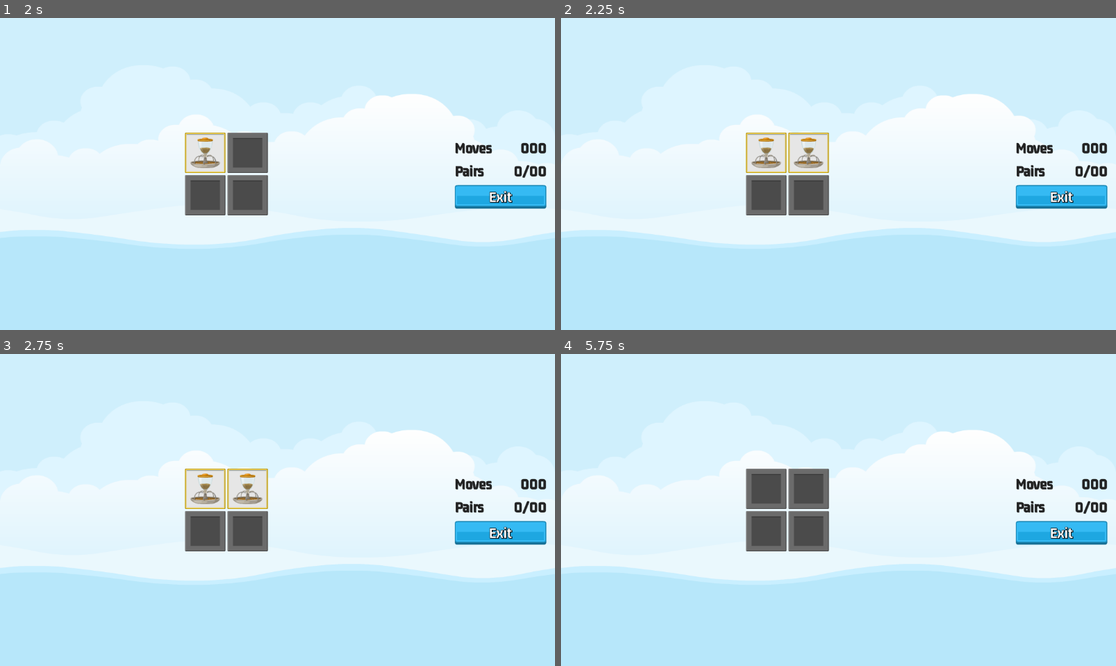
Above: before the commit, frames 1-4 (two rows, left to right).
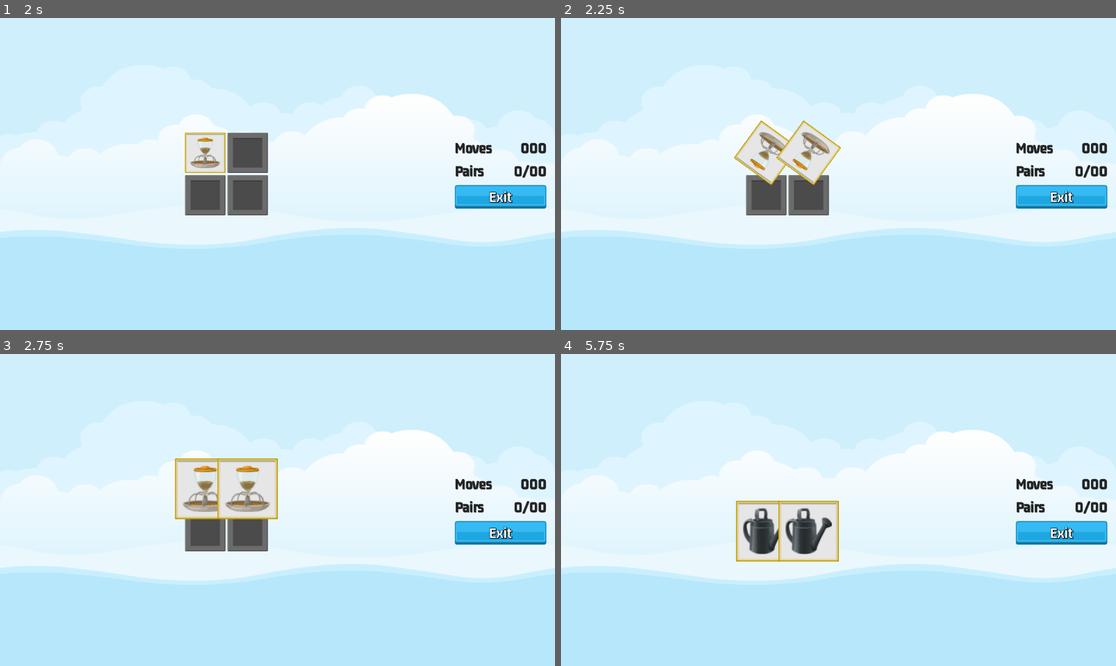
Above: after the commit, the same moments.

Repository: bluewind109/Memory-Madness
Game: Godot game, scene res://master_scene/master_scene.tscn
The game is run twice, just before and just after one commit, with the same random seed, the same clock (stepped at 60 frames per second) and the same inputs.
Inputs (mouse positions are in pixels of both pictures, inside the frame that each line leads up to):
- Up to frame 1 (2 s): click "2x2" at 0.5 s; click (205, 152) at 1.25 s
- Up to frame 2 (2.25 s): click (810, 152) at 2.02 s
- Up to frame 3 (2.75 s): no input
- Up to frame 4 (5.75 s): click (766, 531) at 2.77 s; click (810, 531) at 3.52 s; click (766, 488) at 4.27 s; click (766, 531) at 5.02 s

Frame 1 is identical in both runs. In frame 2, 1.6% of the frame differs, in the area x 31-51%, y 32-54%; in frame 3, 2.4%; in frame 4, 4.0%, in the area x 31-51%, y 36-67%.

Commit message:
Update game logic

Diff:
--- a/memory_tile/memory_tile.gd
+++ b/memory_tile/memory_tile.gd
@@ -28,6 +28,17 @@
 	_item_name = ii_dict.item_name
 	reveal(false)
 
+func kill_on_success() -> void:
+	z_index = 1
+	var tween = get_tree().create_tween()
+	tween.set_parallel(true)
+	tween.tween_property(self, "disabled", true, 0)
+	tween.tween_property(self, "rotation", deg_to_rad(720), 0.5)
+	tween.tween_property(self, "scale", Vector2(1.5, 1.5), 0.5)
+	tween.set_parallel(false)
+	tween.tween_interval(0.6)
+	tween.tween_property(self, "scale", Vector2(0, 0), 0)
+
 func on_selection_disabled() -> void:
 	_can_select = false
 
--- a/scorer/scorer.gd
+++ b/scorer/scorer.gd
@@ -3,7 +3,6 @@
 @onready var sound = $Sound
 @onready var reveal_timer = $RevealTimer
 
-var _tiles: Array = []
 var _selections: Array = []
 var _target_pairs: int = 0
 var _moves_made: int = 0
@@ -21,10 +20,25 @@
 	_pairs_made = 0
 	_moves_made = 0
 	_target_pairs = target_pairs
-	_tiles = get_tree().get_nodes_in_group(GameManager.GROUP_TILE)
+
+func selections_are_pair() -> bool:
+	return (
+		_selections[0].get_instance_id() != _selections[1].get_instance_id()
+		and
+		_selections[0].get_item_name() == _selections[1].get_item_name()
+	)
+
+func kill_tiles() -> void:
+	for selection in _selections:
+		selection.kill_on_success()
+
+	_pairs_made += 1
+	SoundManager.play_sound(sound, SoundManager.SOUND_SUCCESS)
 
 func update_selections() -> void:
 	reveal_timer.start()
+	if (selections_are_pair() == true):
+		kill_tiles()
 
 func check_pair_made(tile: MemoryTile) -> void:
 	tile.reveal(true)
@@ -50,7 +64,13 @@
 	check_pair_made(tile)
 
 func _on_reveal_timer_timeout() -> void:
-	hide_selections()
+	reveal_timer.stop()
+	if (
+		_selections.size() == 2
+		and
+		selections_are_pair() == false
+	):
+		hide_selections()
 	_selections.clear()
 	SignalManager.on_selection_enabled.emit()
 
